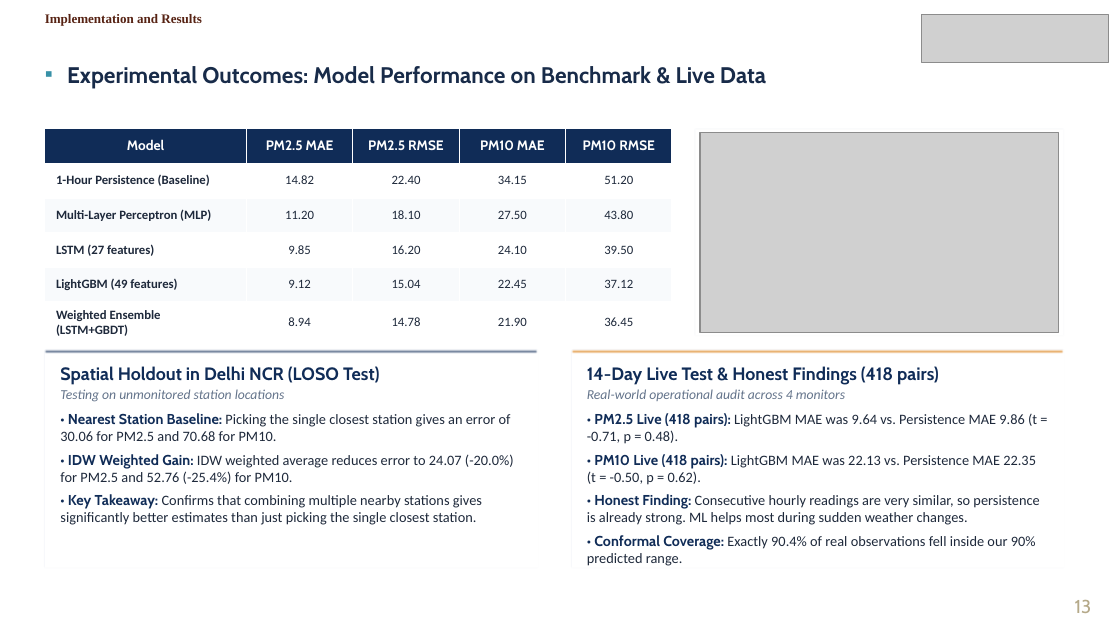
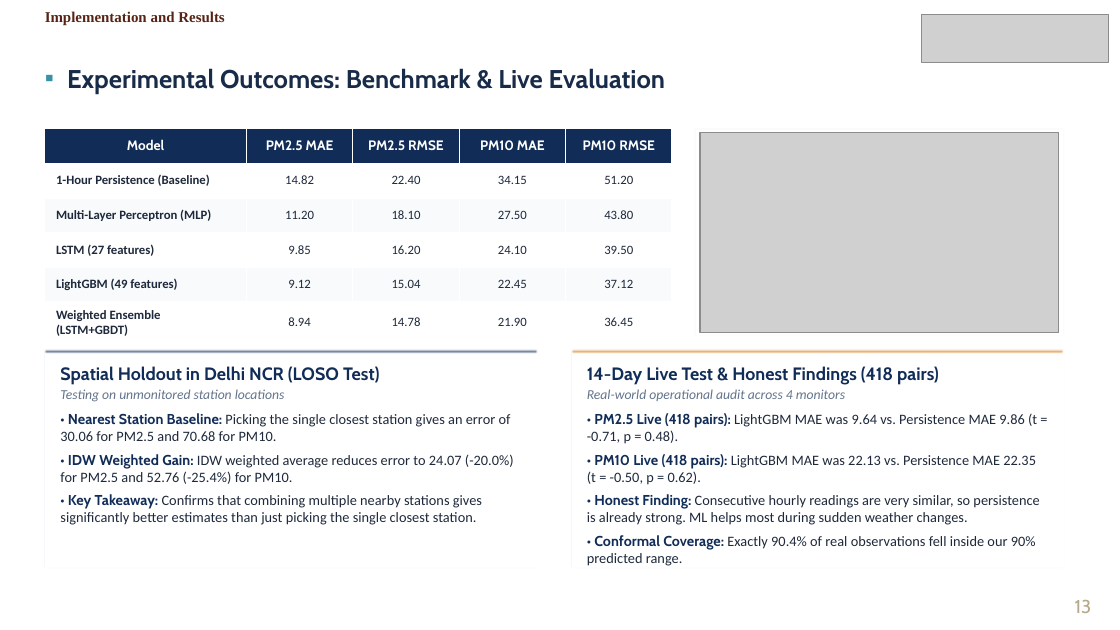
Before and after one commit to Rushyasree/Multimodal_airquality_prediction, a slide deck: slide 13 of docs/VayuDrishti_Final_Review_Simple_Language.pptx. Drawn at 1120x630 pixels with LibreOffice and Linux fonts; fonts in the diff are those of the drawing; grey boxes stand for pictures; background and template pictures are left out. Boxes give left, top, right and bottom in pixels: in the first picture for what was removed or moved away, otherwise in the second. Text is boxed around its words. In the diff, an @@ line names an element or a change of style, - is before the commit and + after.

```diff
--- a/docs/VayuDrishti_Final_Review_Simple_Language.pptx
+++ b/docs/VayuDrishti_Final_Review_Simple_Language.pptx
@@ text "Implementation and Results" at bbox=[45, 11, 224, 26]: size 8.4 to 9.6 pt @@
@@ text at bbox=[67, 68, 666, 94]: text changed; size 14.5 to 16.5 pt @@
-▪ Experimental Outcomes: Model Performance on Benchmark & Live Data
+▪ Experimental Outcomes: Benchmark & Live Evaluation
```
Also in this commit, not shown: 14 other slides changed, 12 other files.
